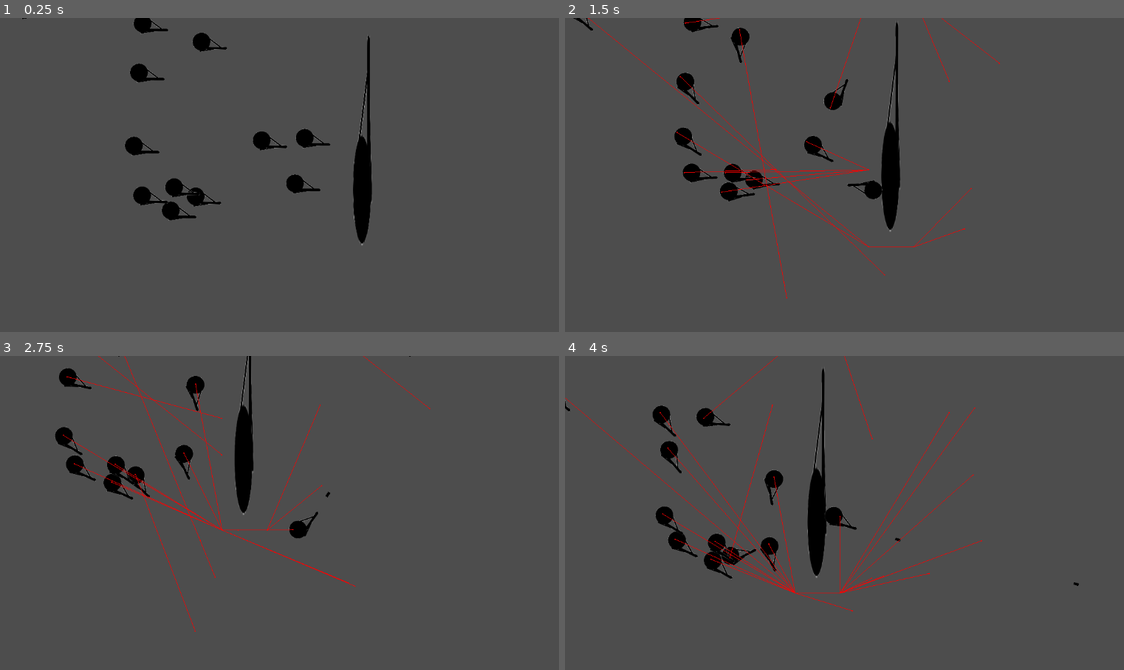
Above: before the commit, frames 1-4 (two rows, left to right).
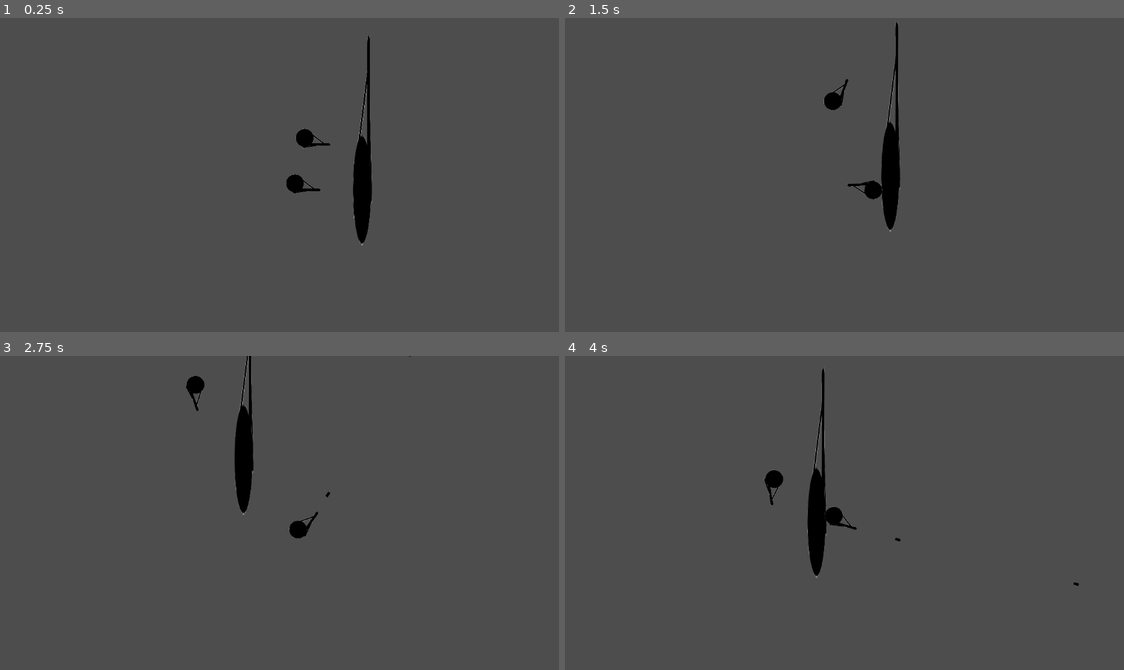
Above: after the commit, the same moments.

Repository: RealBenjo/Dead-Deal
Game: Godot game, scene res://scenes/levels/outside.tscn
The game is run twice, just before and just after one commit, with the same random seed, the same clock (stepped at 60 frames per second) and the same inputs.
Inputs (mouse positions are in pixels of both pictures, inside the frame that each line leads up to):
- Up to frame 1 (0.25 s): no input
- Up to frame 2 (1.5 s): move the mouse to (989, 165) at 0.52 s; press the mouse at (989, 165) at 0.53 s; hold D (right) 0.53-1.28 s; move the mouse to (743, 200) at 1.27 s; release the mouse at (743, 200) at 1.28 s; hold S (down) from 1.28 s (still down); right-click (743, 200) at 1.35 s
- Up to frame 3 (2.75 s): move the mouse to (352, 450) at 2.02 s; release S (down) at 2.03 s; press the mouse at (352, 450) at 2.03 s; hold D (right) from 2.03 s (still down)
- Up to frame 4 (4 s): move the mouse to (827, 588) at 2.77 s; release D (right) at 2.78 s; release the mouse at (827, 588) at 2.78 s; hold W (up) 2.78-3.53 s; right-click (827, 588) at 2.85 s; move the mouse to (1034, 572) at 3.52 s; press the mouse at (1034, 572) at 3.53 s; hold A (left) from 3.53 s (still down)

The runs differ from the first frame. In frame 1, 1.6% of the frame differs, in the area x 3-52%, y 0-65%; in frame 2, 2.6%; in frame 3, 2.2%; in frame 4, 2.9%, in the area x 0-75%, y 0-82%.

Commit message:
improved enemy system
made pathfinding more readable, improved vision cone behaviour (enemies don't jitter as much).
Avoiding other nav agents is still a TODO

Diff:
--- a/scenes/enemies/enemy.gd
+++ b/scenes/enemies/enemy.gd
@@ -26,15 +26,6 @@
 	vision.target_position = vision_length
 
 func _physics_process(_delta):
-	# handles enemy vision cone
-	var player_direction = (vision.get_parent().to_local(Globals.player_pos) - vision.position).angle() # direction in RAD
-	if rad_to_deg(player_direction) > fov/2: # right side of enemy
-		player_direction = deg_to_rad(fov/2)
-	elif rad_to_deg(player_direction) < -1 * fov/2: # left side of enemy
-		player_direction = deg_to_rad(-1 * fov/2)
-
-	vision.rotation = player_direction # places raycast to correct vision cone position
-
 	# handles enemy vision detection
 	if vision.is_colliding():
 		var collider = vision.get_collider()
@@ -46,39 +37,55 @@
 	else:
 		player_seen = false
 
-	# handles enemy pathfinding to a position
+	# both in global space
+	var next_path_pos = nav.get_next_path_position()
+	var dir = (next_path_pos - global_position).normalized()
+
+	# handles enemy vision length and pathfinding to a position
 	if player_seen:
+		look_at(Globals.player_pos)
 		last_interest_pos = Globals.player_pos
 
 		vision_length = Vector2.RIGHT * 3000
 		vision.target_position = vision_length
+
 	elif sound_heard:
 		sound_heard = false
-		var displacex = randi_range(-500, 500)
-		var displacey = randi_range(-500, 500)
-		last_interest_pos = sound_position + Vector2(displacex, displacey)
+
+		# makes the enemy go to roughly where the sound was heard
+		var displaceX = randi_range(-500, 500)
+		var displaceY = randi_range(-500, 500)
+		last_interest_pos = sound_position + Vector2(displaceX, displaceY)
+
 	else:
+		# smooth rotation towards target
+		if (next_path_pos - global_position).length() > 4.0:
+			var target_angle = dir.angle()
+			rotation = lerp_angle(rotation, target_angle, 0.15)
+
 		vision_length = Vector2(default_vision_length, 0)
 		vision.target_position = vision_length
 		velocity = Vector2.ZERO
 		# TODO: add idle animation or idle movement
 
+	# handles enemy vision cone
+	var player_direction = (vision.get_parent().to_local(Globals.player_pos) - vision.position).angle() # direction in RAD
+	if rad_to_deg(player_direction) > fov/2: # checks if player on right side of enemy
+		player_direction = deg_to_rad(fov/2)
+	elif rad_to_deg(player_direction) < -1 * fov/2: # checks if player on left side of enemy
+		player_direction = deg_to_rad(-1 * fov/2)
+
+	vision.rotation = player_direction # places raycast to correct vision cone position
 
 	if nav.is_navigation_finished():
 		velocity = Vector2.ZERO
 		return
 
-	# both in global space
-	var next_path_pos = nav.get_next_path_position()
-	var dir = (next_path_pos - global_position).normalized()
 
-	# smooth rotation towards target
-	if (next_path_pos - global_position).length() > 4.0:
-		var target_angle = dir.angle()
-		rotation = lerp_angle(rotation, target_angle, 0.15)
-
-	# move enemy
-	velocity = dir * speed
+	# move enemy, whilst trying to avoid others
+	var desired_velocity = dir * speed
+	nav.set_velocity(desired_velocity)
+	velocity = nav.get_velocity()
 	move_and_slide()
 
 
--- a/scenes/enemies/enemy.tscn
+++ b/scenes/enemies/enemy.tscn
@@ -19,10 +19,9 @@
 path_desired_distance = 4.0
 target_desired_distance = 4.0
 simplify_path = true
-radius = 40.0
-avoidance_layers = 2
-avoidance_mask = 2
-debug_enabled = true
+avoidance_enabled = true
+radius = 17.0
+time_horizon_agents = 0.68
 
 [node name="Timers" type="Node" parent="."]
 
--- a/scenes/enemies/zombie.gd
+++ b/scenes/enemies/zombie.gd
@@ -2,6 +2,7 @@
 
 
 # premade signals
+
 # calculate path finding only every 0.5s
 func _on_path_find_timer_timeout() -> void:
 	make_path(last_interest_pos)
--- a/scenes/enemies/zombie.tscn
+++ b/scenes/enemies/zombie.tscn
@@ -5,7 +5,7 @@
 [ext_resource type="Texture2D" uid="uid://3mqkiu262lmu" path="res://graphics/player/player.png" id="3_rdvt3"]
 
 [sub_resource type="CircleShape2D" id="CircleShape2D_rdvt3"]
-radius = 35.057095
+radius = 35.0
 
 [node name="Zombie" instance=ExtResource("1_3pt6v")]
 slide_on_ceiling = false
--- a/scenes/levels/level.tscn
+++ b/scenes/levels/level.tscn
@@ -19,6 +19,8 @@
 
 [node name="Enemies" type="Node2D" parent="."]
 
+[node name="PatrolPositions" type="Node2D" parent="."]
+
 [node name="Sounds" type="Node2D" parent="."]
 
 [node name="NavigationRegion2D" type="NavigationRegion2D" parent="."]
--- a/scenes/levels/outside.gd
+++ b/scenes/levels/outside.gd
@@ -6,7 +6,7 @@
 
 # DONT USE THE CODE BELOW JUST REMEMBER IT WILL OVERRIDE THE PARENT FUNC!!!
 func _ready() -> void:
-	for i in range(10):
+	for i in range(0):
 		zombie = zombie_scene.instantiate()
 		var shit = 500
 		var shitty_vec = Vector2(randi_range(-1 * shit, shit), randi_range(-1 * shit, shit))
--- a/scenes/levels/outside.tscn
+++ b/scenes/levels/outside.tscn
@@ -14,22 +14,59 @@
 [node name="Zombie" parent="Enemies" index="0" instance=ExtResource("3_f0o3i")]
 position = Vector2(622, 136)
 
-[node name="testdummy" type="StaticBody2D" parent="." index="5"]
+[node name="LeftPatrol" type="Node2D" parent="PatrolPositions" index="0"]
+
+[node name="Marker2D" type="Marker2D" parent="PatrolPositions/LeftPatrol" index="0"]
+position = Vector2(-1005, 1200)
+
+[node name="Marker2D2" type="Marker2D" parent="PatrolPositions/LeftPatrol" index="1"]
+position = Vector2(-662, 106)
+
+[node name="Marker2D3" type="Marker2D" parent="PatrolPositions/LeftPatrol" index="2"]
+position = Vector2(-1122, -918)
+
+[node name="Marker2D4" type="Marker2D" parent="PatrolPositions/LeftPatrol" index="3"]
+position = Vector2(253, -918)
+
+[node name="Marker2D5" type="Marker2D" parent="PatrolPositions/LeftPatrol" index="4"]
+position = Vector2(261, 289)
+
+[node name="Marker2D6" type="Marker2D" parent="PatrolPositions/LeftPatrol" index="5"]
+position = Vector2(406, 1058)
+
+[node name="RightPatrol" type="Node2D" parent="PatrolPositions" index="1"]
+
+[node name="Marker2D" type="Marker2D" parent="PatrolPositions/RightPatrol" index="0"]
+position = Vector2(1061, 1236)
+
+[node name="Marker2D2" type="Marker2D" parent="PatrolPositions/RightPatrol" index="1"]
+position = Vector2(1165, -126)
+
+[node name="Marker2D3" type="Marker2D" parent="PatrolPositions/RightPatrol" index="2"]
+position = Vector2(588, -581)
+
+[node name="Marker2D4" type="Marker2D" parent="PatrolPositions/RightPatrol" index="3"]
+position = Vector2(2218, -799)
+
+[node name="Marker2D5" type="Marker2D" parent="PatrolPositions/RightPatrol" index="4"]
+position = Vector2(2009, 191)
+
+[node name="Marker2D6" type="Marker2D" parent="PatrolPositions/RightPatrol" index="5"]
+position = Vector2(2272, 1030)
+
+[node name="BrickWallTEST" type="StaticBody2D" parent="." index="5"]
 position = Vector2(848, 96)
 collision_layer = 4
 collision_mask = 11
 
-[node name="CollisionShape2D" type="CollisionShape2D" parent="testdummy" index="0"]
+[node name="CollisionShape2D" type="CollisionShape2D" parent="BrickWallTEST" index="0"]
 position = Vector2(-2, 35)
 shape = SubResource("RectangleShape2D_f0o3i")
 
-[node name="Player2" type="Sprite2D" parent="testdummy" index="1"]
+[node name="Player2" type="Sprite2D" parent="BrickWallTEST" index="1"]
 position = Vector2(0, 30)
 scale = Vector2(1, 6.0666666)
 texture = ExtResource("3_qwwmc")
 
-[node name="NavigationRegion2D" parent="." index="6"]
-visible = true
-
-[node name="Player" parent="." index="7"]
+[node name="Player" parent="." index="8"]
 position = Vector2(584, 315)
